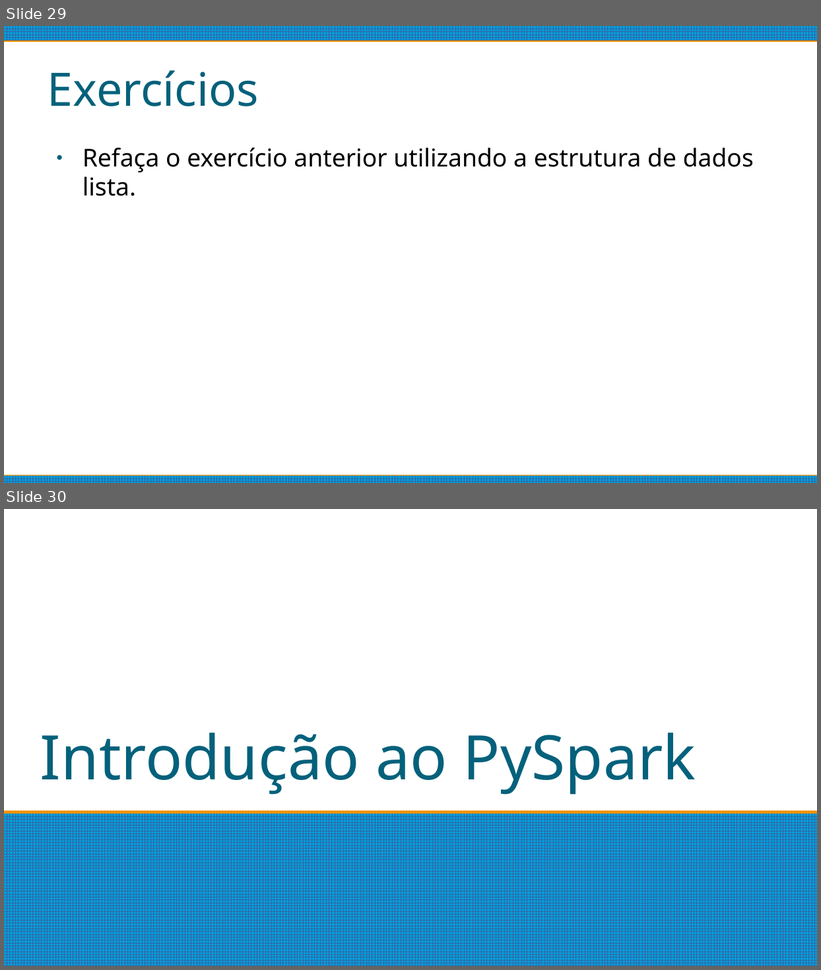
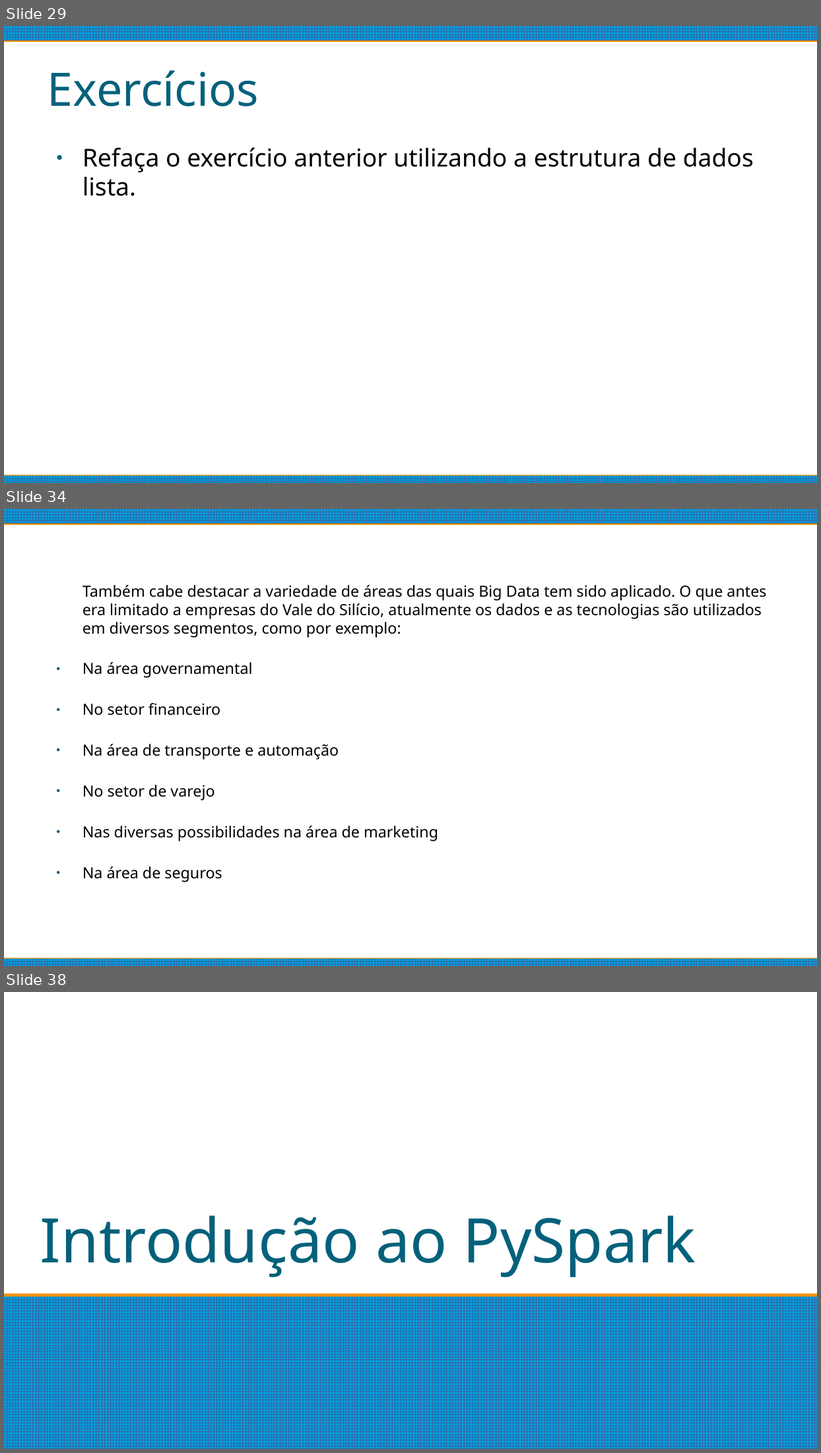
Before and after one commit to matheushpalves/estacioBigData, a slide deck: Introdução.odp. Shown one above the other, each under a label of ours: slides 29 and 30 before the commit, slides 29, 34 and 38 after it; the slides between them are not shown. The pictures are 821x970 and 821x1453 pixels, drawn with LibreOffice and Linux fonts; fonts in the diff are those of the drawing. Boxes give left, top, right and bottom in pixels: in the first picture for what was removed or moved away, otherwise in the second. Text is boxed around its words. In the diff, an @@ line names an element or a change of style, - is before the commit and + after.

```diff
--- a/Introdução.odp
+++ b/Introdução.odp
@@ slide 34 added at box(4, 509, 817, 966), background #FFFFFF; not listed: 2 template elements that a slide beside it also shows @@
@@ text added at box(83, 585, 766, 883), 15 pt, text #000000 @@
+Também cabe destacar a variedade de áreas das quais Big Data tem sido aplicado. O que antes era limitado a empresas do Vale do Silício, atualmente os dados e as tecnologias são utilizados em diversos segmentos, como por exemplo:
+● Na área governamental
+● No setor financeiro
+● Na área de transporte e automação
+● No setor de varejo
+● Nas diversas possibilidades na área de marketing
+● Na área de seguros
@@ what was slide 30 is now slide 38 @@
```
Also in this commit, not shown: 7 other slides added.
